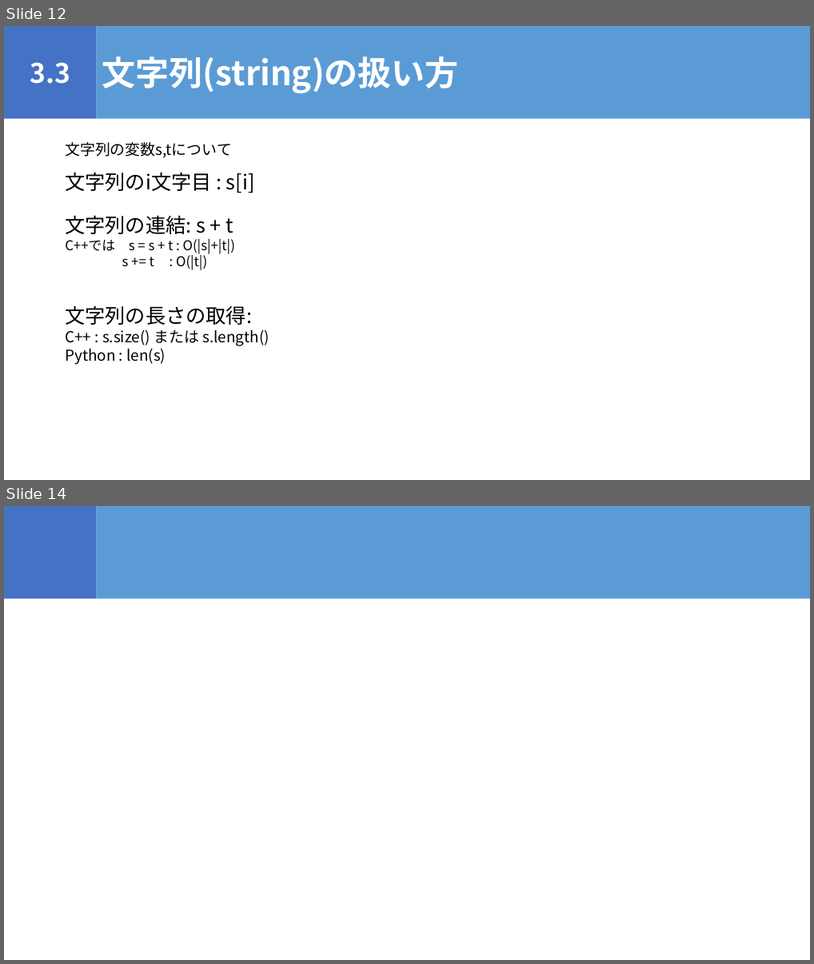
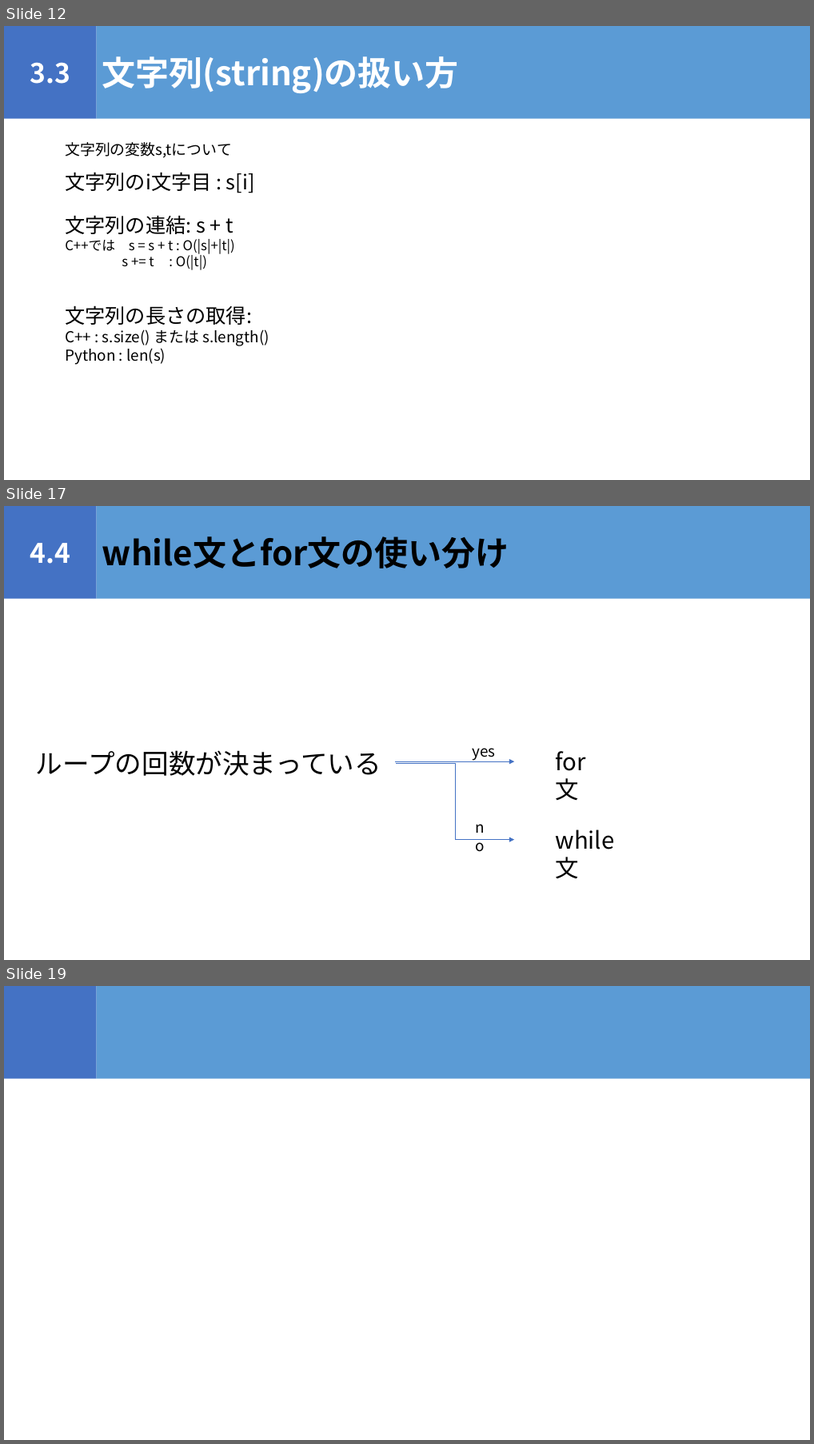
Before and after one commit to igeeeeee/triC_AtCoder_Beginners_Selection, a slide deck: ABS_勉強会.pptx. Shown one above the other, each under a label of ours: slides 12 and 14 before the commit, slides 12, 17 and 19 after it; the slides between them are not shown. The pictures are 814x964 and 814x1444 pixels, drawn with LibreOffice and Linux fonts; fonts in the diff are those of the drawing. Boxes give left, top, right and bottom in pixels: in the first picture for what was removed or moved away, otherwise in the second. Text is boxed around its words. In the diff, an @@ line names an element or a change of style, - is before the commit and + after.

```diff
--- a/ABS_勉強会.pptx
+++ b/ABS_勉強会.pptx
@@ slide 17 added at (4,506,810,960), background #FFFFFF @@
@@ rectangle added at (4,506,97,599), fill #4472C4, 32 pt, text #FFFFFF, bold @@
+4.4
@@ rectangle added at (97,506,810,599), fill #5B9BD5, 40 pt, text #000000, bold @@
+while文とfor文の使い分け
@@ text added at (550,744,616,778), 28 pt, text #000000 @@
+for文
@@ text added at (36,750,382,776), 32 pt, text #000000 @@
+ループの回数が決まっている
@@ arrow added from (395, 761) to (514, 761), #4472C4 0.5 pt @@
@@ elbow arrow added from (396, 763) to (514, 840), #4472C4 0.5 pt @@
@@ text added at (472,748,495,760), 18 pt, text #000000 @@
+yes
@@ text added at (470,815,499,840), 18 pt, text #000000 @@
+no
@@ text added at (550,822,643,857), 28 pt, text #000000 @@
+while文
@@ what was slide 14 is now slide 19 @@
```
Also in this commit, not shown: 3 slides changed, 4 other slides added, 1 slide removed, 4 other files.
